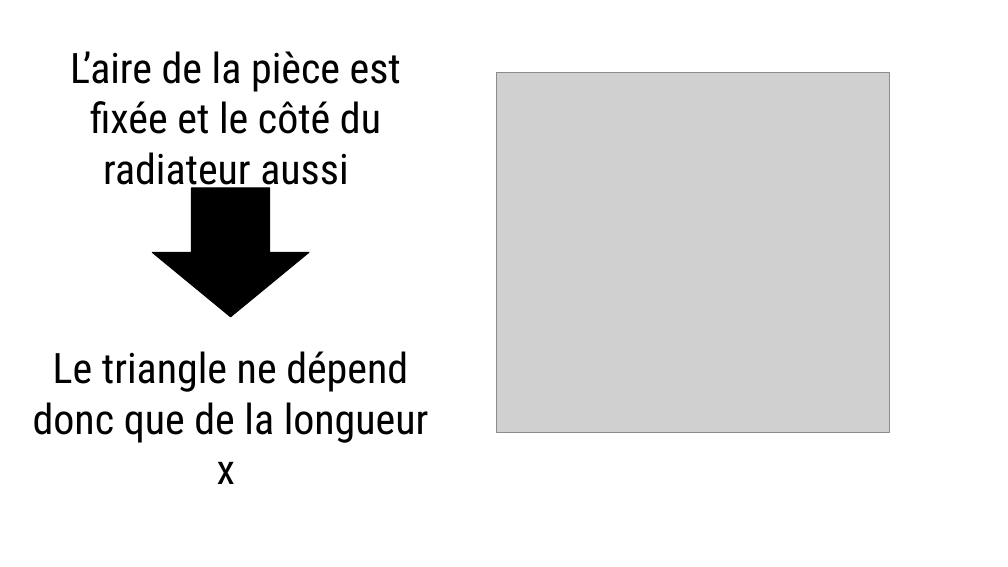
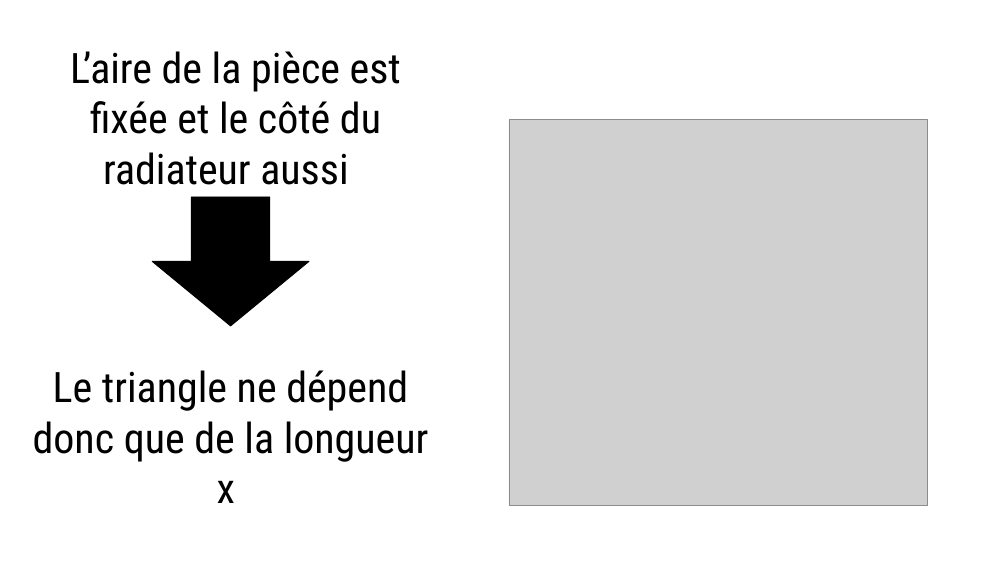
Before and after one commit to Savagerqt/Projet2A, a slide deck: slide 7 of Présentation1.pptx. Drawn at 1008x567 pixels with LibreOffice and Linux fonts; fonts in the diff are those of the drawing; grey boxes stand for pictures; background and template pictures are left out. Boxes give left, top, right and bottom in pixels: in the first picture for what was removed or moved away, otherwise in the second. Text is boxed around its words. In the diff, an @@ line names an element or a change of style, - is before the commit and + after.

```diff
--- a/Présentation1.pptx
+++ b/Présentation1.pptx
@@ picture: place and size @@
-picture at bbox=[496, 73, 890, 433]
+picture at bbox=[509, 120, 928, 506]
@@ down arrow: place and size @@
-down arrow at bbox=[152, 188, 309, 318]
+down arrow at bbox=[152, 197, 309, 327]
@@ text "Le triangle ne dépend donc ...": place and size @@
-text "Le triangle ne dépend donc ..." at bbox=[33, 351, 429, 484]
+text "Le triangle ne dépend donc ..." at bbox=[33, 370, 429, 503]
```
Also in this commit, not shown: 2 other slides changed, 8 slides added, 6 other files.
